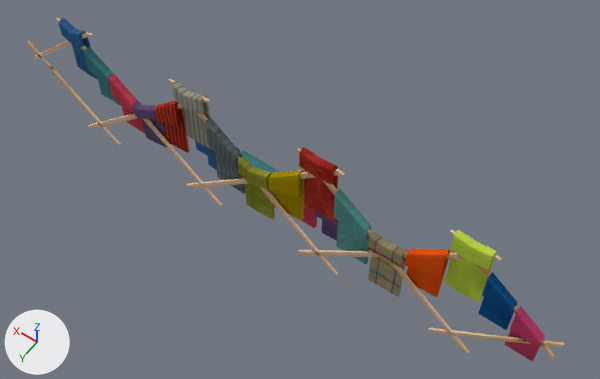
An edit to the Blender file Objects/CleaningCloth/CleaningCloth.blend, drawn before and after from the same camera.
Camera for both pictures: a 50 mm camera at (-0.052, 0.593, 0.947) aimed at (0.387, -0.021, -0.018). The lights are fixed; the arrows at lower left show +X, +Y and +Z.

The first picture shows 'E5_ST8_EM1_I1', 'E5_ST8_EM1_I2', 'E5_ST8_EM1_I3', 'E5_ST8_EM1_I4', 'E5_ST8_EM2_I1', 'E5_ST8_EM2_I2', 'E5_ST8_EM2_I3', 'E5_ST8_EM4_I1', 'E5_ST8_EM4_I2', 'E5_ST8_EM4_I3', 'E5_ST8_EM4_I4', 'Rack'.
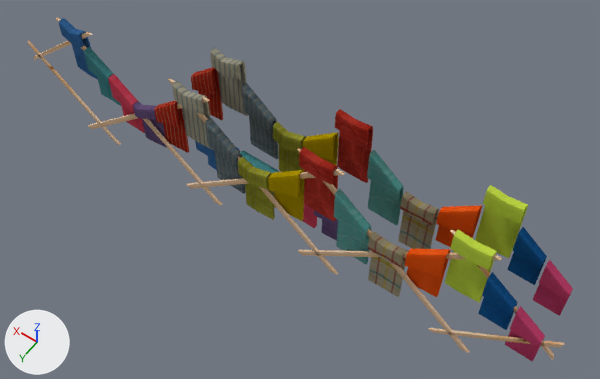
Where the change shows, as pixel boxes [x1, y1, x2, y2] in the pictures (600 x 379 px):
'E5_ST8_EM1_I1.001', added (green)
    after: [475, 185, 528, 258]
'E5_ST8_EM4_I1.001', added (red)
    after: [335, 109, 373, 183]
'E5_ST8_EM4_I2.001', added (cyan)
    after: [367, 149, 404, 226]
'E5_ST8_EM4_I3.001', added (brown)
    after: [398, 191, 439, 249]
'E5_ST8_EM2_I3.001', added (black)
    after: [242, 83, 278, 159]
'E5_ST8_EM2_I1.001', added
    after: [211, 47, 248, 116]
'E5_ST8_EM1_I2.001', added (blue)
    after: [507, 227, 547, 285]
'E5_ST8_EM1_I3.001', added (brown)
    after: [435, 205, 482, 248]
'E5_ST8_EM1_I4.002', added (red)
    after: [533, 260, 573, 316]
'E5_ST8_EM2_I2.001', added (yellow)
    after: [273, 122, 306, 180]
'E5_ST8_EM2_I4.001', added (red)
    after: [191, 67, 223, 120]
'E5_ST8_EM4_I4.001', added (brown)
    after: [303, 132, 339, 166]

What the commit changed:
Object 'E5_ST8_EM2_I4.001' (ob_e5_st8_em2_i4_001) is new; it shows a copy of the mesh of ob_e5_st8_em2_i4.
Its location is (0.58, -0.05, 0.05).
Its scale is (0.225, 0.075, 0.6).
Object 'E5_ST8_EM2_I1.001' (ob_e5_st8_em2_i1_001) is new; it shows a copy of the mesh of ob_e5_st8_em2_i1.
Its location is (0.532, -0.05, 0.096).
Its scale is (0.25, 0.075, 0.6).
Object 'E5_ST8_EM2_I3.001' (ob_e5_st8_em2_i3_001) is new; it shows a copy of the mesh of ob_e5_st8_em2_i3.
Its location is (0.479, -0.05, 0.02).
Its scale is (0.25, 0.075, 0.475).
Object 'E5_ST8_EM2_I2.001' (ob_e5_st8_em2_i2_001) is new; it shows a copy of the mesh of ob_e5_st8_em2_i2.
Its location is (0.426, -0.05, 0.009).
Its scale is (0.25, 0.075, 0.6).
Object 'E5_ST8_EM4_I4.001' (ob_e5_st8_em4_i4_001) is new; it shows a copy of the mesh of ob_e5_st8_em4_i4.
Its location is (0.372, -0.05, 0.044).
Its scale is (0.25, 0.075, 0.6).
Object 'E5_ST8_EM4_I1.001' (ob_e5_st8_em4_i1_001) is new; it shows a copy of the mesh of ob_e5_st8_em4_i1.
Its location is (0.32, -0.05, 0.092).
Its scale is (0.25, 0.075, 0.6).
Object 'E5_ST8_EM4_I2.001' (ob_e5_st8_em4_i2_001) is new; it shows a copy of the mesh of ob_e5_st8_em4_i2.
Its location is (0.264, -0.05, 0.02).
Its scale is (0.25, 0.075, 0.475).
Object 'E5_ST8_EM4_I3.001' (ob_e5_st8_em4_i3_001) is new; it shows a copy of the mesh of ob_e5_st8_em4_i3.
Its location is (0.209, -0.05, -0.001).
Its scale is (0.25, 0.075, 0.6).
Object 'E5_ST8_EM1_I3.001' (ob_e5_st8_em1_i3_001) is new; it shows a copy of the mesh of ob_e5_st8_em1_i3.
Its location is (0.153, -0.05, 0.049).
Its scale is (0.25, 0.075, 0.6).
Object 'E5_ST8_EM1_I1.001' (ob_e5_st8_em1_i1_001) is new; it shows a copy of the mesh of ob_e5_st8_em1_i1.
Its location is (0.1, -0.05, 0.093).
Its scale is (0.25, 0.075, 0.6).
Object 'E5_ST8_EM1_I2.001' (ob_e5_st8_em1_i2_001) is new; it shows a copy of the mesh of ob_e5_st8_em1_i2.
Its location is (0.052, -0.05, 0.041).
Its scale is (0.2, 0.075, 0.339).
Object 'E5_ST8_EM1_I4.002' (ob_e5_st8_em1_i4_002) is new; it shows a copy of the mesh of ob_e5_st8_em1_i4.
Its location is (0.007, -0.05, 0.006).
Its scale is (0.2, 0.075, 0.339).
